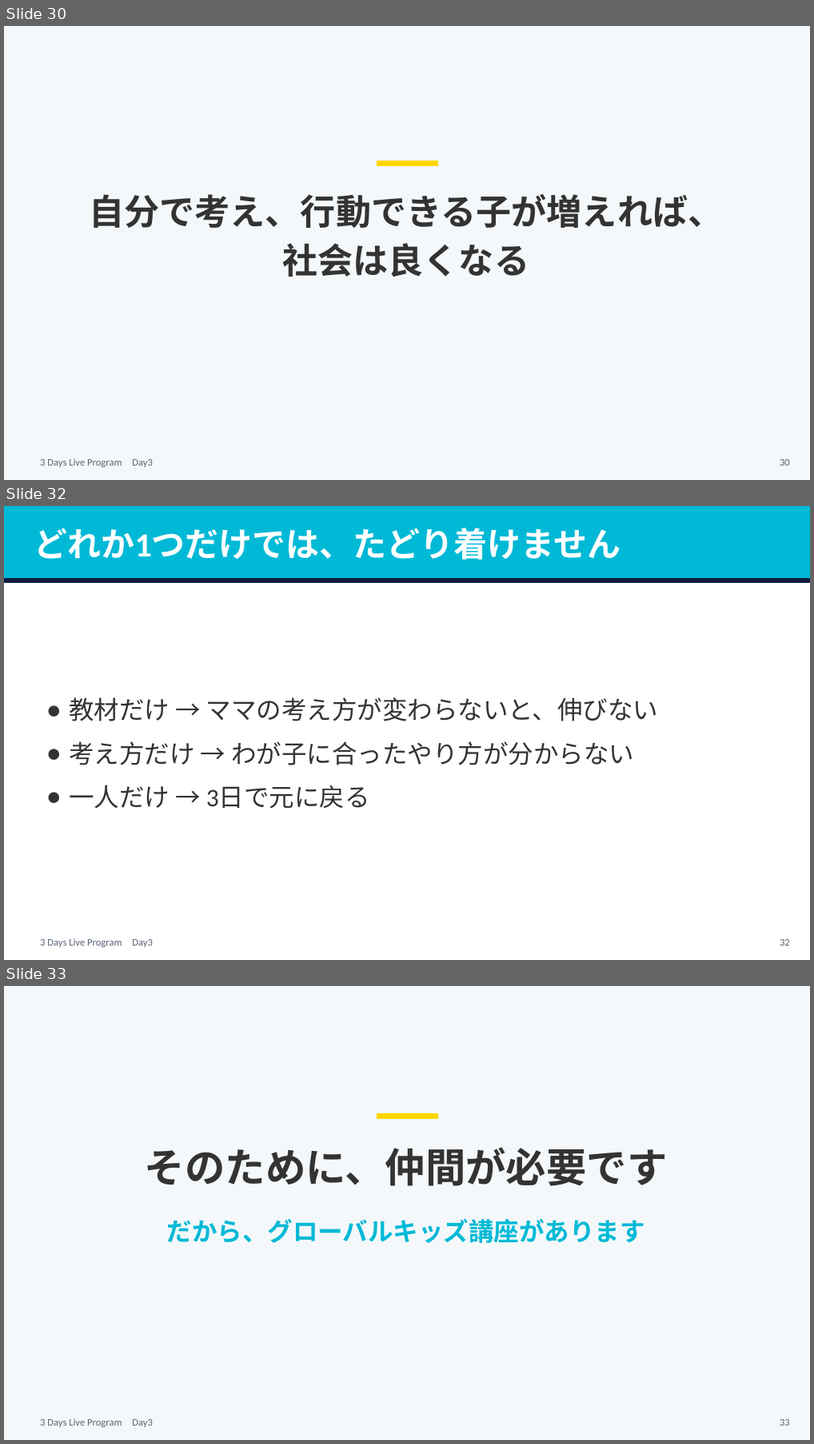
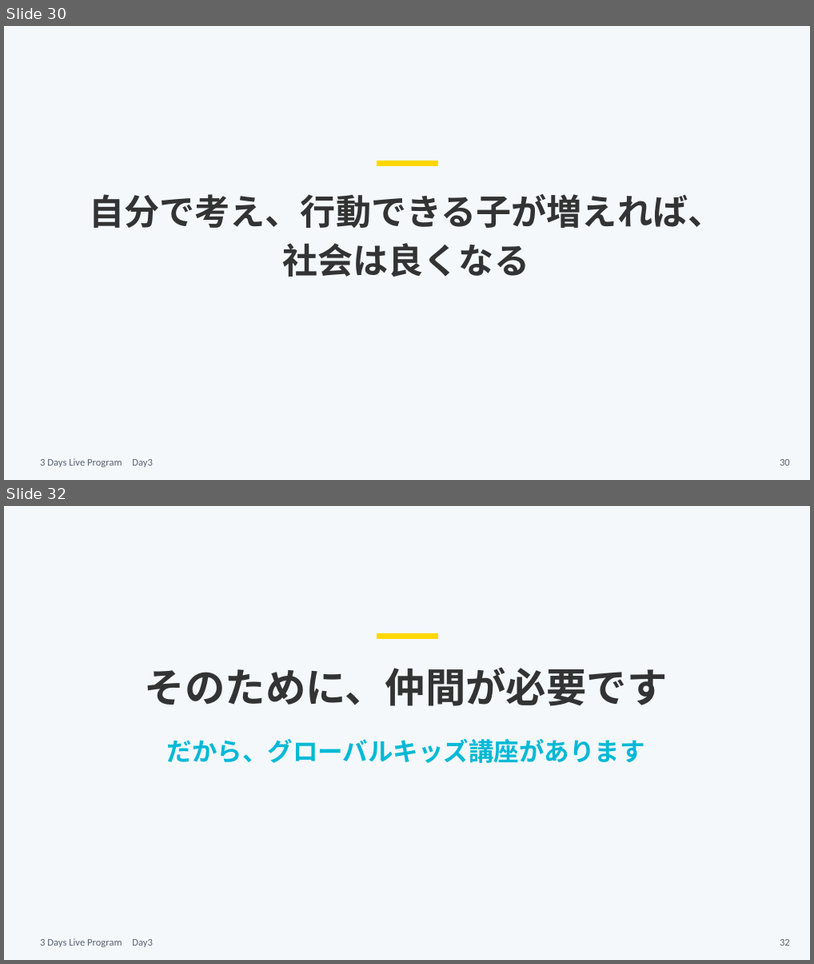
Before and after one commit to tanakayuc/static-pages, a slide deck: pigmarion-homeinter-3days-live/day3/v2/homeinter-day3-v2.pptx. Shown one above the other, each under a label of ours: slides 30, 32 and 33 before the commit, slides 30 and 32 after it; the slides between them are not shown. The pictures are 814x1444 and 814x964 pixels, drawn with LibreOffice and Linux fonts; fonts in the diff are those of the drawing. Boxes give left, top, right and bottom in pixels: in the first picture for what was removed or moved away, otherwise in the second. Text is boxed around its words. In the diff, an @@ line names an element or a change of style, - is before the commit and + after.

```diff
--- a/pigmarion-homeinter-3days-live/day3/v2/homeinter-day3-v2.pptx
+++ b/pigmarion-homeinter-3days-live/day3/v2/homeinter-day3-v2.pptx
@@ slide 32 removed at [4,506,810,960], background #FFFFFF; not listed: 1 template element that a slide beside it also shows @@
@@ rectangle removed at [4,506,810,579] @@
@@ text removed at [34,528,621,560] @@
-どれか1つだけでは、たどり着けません
@@ rectangle removed at [4,579,810,582] @@
@@ text removed at [69,697,659,808] @@
-● 教材だけ → ママの考え方が変わらないと、伸びない
-● 考え方だけ → わが子に合ったやり方が分からない
-● 一人だけ → 3日で元に戻る
@@ page number removed at [780,939,790,945] @@
-32
@@ what was slide 33 is now slide 32 @@
```
Also in this commit, not shown: 2 slides changed, 2 slides added, 2 other slides removed, 47 other files.
